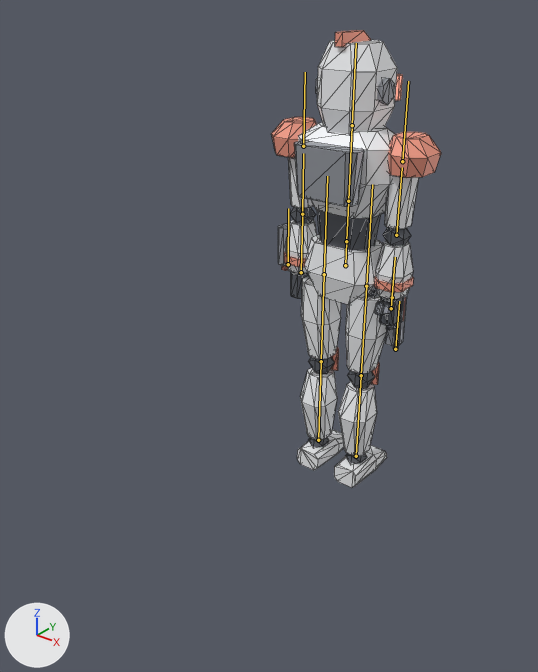
The glTF model game/player/robot/vanguard.glb: old version first, new version second.
Before and after are seen from a 50 mm camera at (1.49, -2.35, 1.99) aimed at (-0.09, -0.37, 0.77). The axes (+X, +Y, +Z) are drawn at lower left. The lights are the same throughout. The older version comes first. The bones that change, and the others that lie on the model, are drawn over the model as lines. Mesh edges are drawn as thin lines.

Names of what the first picture shows: 'Vanguard'.
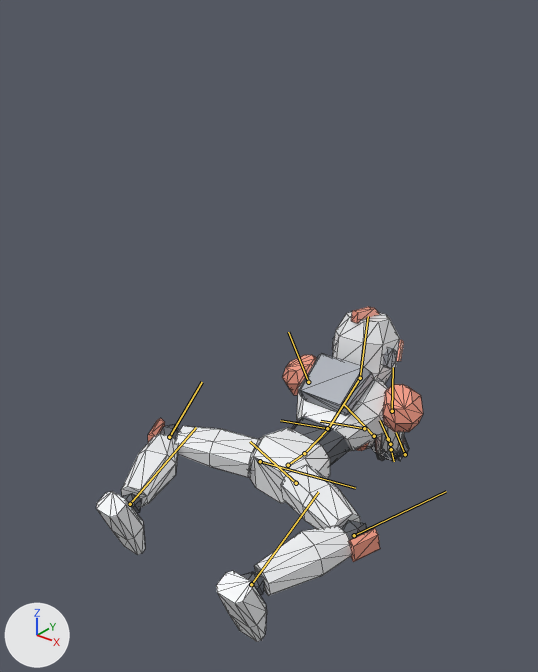
The newer file adds an action. The first version stands in its rest pose; the second is drawn at frame 16 of the action 'belly_crawl'.

Pixel boxes (x1, y1, x2, y2) of what changed, in the pictures (538 x 672 px):
'Vanguard', posed (93% wider, 27% shorter)
    before: (272, 30, 441, 488)
    after: (96, 307, 423, 642)
bone 'hips', root to tip
    before: (345, 265) to (346, 241)
    after: (288, 465) to (304, 453)
bone 'spine', root to tip
    before: (346, 241) to (348, 201)
    after: (304, 453) to (328, 429)
bone 'chest', root to tip
    before: (348, 201) to (352, 125)
    after: (328, 429) to (360, 378)
bone 'head', root to tip
    before: (352, 125) to (356, 43)
    after: (360, 378) to (368, 316)
bone 'upper_arm_l', root to tip
    before: (303, 146) to (305, 72)
    after: (308, 382) to (288, 332)
bone 'forearm_l', root to tip
    before: (302, 214) to (303, 153)
    after: (327, 428) to (280, 420)
bone 'hand_l', root to tip
    before: (301, 272) to (302, 216)
    after: (374, 436) to (344, 404)
bone 'upper_arm_r', root to tip
    before: (402, 161) to (408, 81)
    after: (392, 411) to (393, 367)
bone 'forearm_r', root to tip
    before: (396, 235) to (402, 167)
    after: (391, 449) to (394, 461)
bone 'hand_r', root to tip
    before: (392, 297) to (392, 287)
    after: (388, 439) to (386, 434)
bone 'thigh_l', root to tip
    before: (324, 274) to (327, 176)
    after: (260, 461) to (355, 488)
bone 'shin_l', root to tip
    before: (321, 361) to (324, 274)
    after: (169, 437) to (202, 382)
bone 'foot_l', root to tip
    before: (318, 440) to (321, 361)
    after: (130, 504) to (196, 427)
bone 'thigh_r', root to tip
    before: (366, 286) to (372, 184)
    after: (296, 483) to (250, 441)
bone 'shin_r', root to tip
    before: (361, 375) to (366, 286)
    after: (354, 535) to (446, 491)
bone 'foot_r', root to tip
    before: (356, 456) to (361, 375)
    after: (251, 584) to (318, 492)

The edits, one by one:
Bone 'hips' (bone_hips) moves from (0.0, 0.0, 0.0) to (0.0, -0.75, 0.36).
Bone 'hips' (bone_hips) turns from (0, 0, 0) to (-86, -6, 0) degrees about its own x, y and z.
Bone 'spine' (bone_spine) turns from (0, 0, 0) to (12, -1, 3) degrees about its own x, y and z.
Bone 'chest' (bone_chest) turns from (0, 0, 0) to (14, -1, 3) degrees about its own x, y and z.
Bone 'head' (bone_head) turns from (0, 0, 0) to (50, 0, 0) degrees about its own x, y and z.
Bone 'upper_arm_l' (bone_upper_arm_l) turns from (0, 0, 0) to (84, -18, -30) degrees about its own x, y and z.
Bone 'forearm_l' (bone_forearm_l) turns from (0, 0, 0) to (50, 0, 0) degrees about its own x, y and z.
Bone 'hand_l' (bone_hand_l) turns from (0, 0, 0) to (-36, 26, -13) degrees about its own x, y and z.
Bone 'upper_arm_r' (bone_upper_arm_r) turns from (0, 0, 0) to (86, 14, 32) degrees about its own x, y and z.
Bone 'forearm_r' (bone_forearm_r) turns from (0, 0, 0) to (47, 0, 0) degrees about its own x, y and z.
Bone 'hand_r' (bone_hand_r) turns from (0, 0, 0) to (-43, -14, 31) degrees about its own x, y and z.
Bone 'thigh_l' (bone_thigh_l) turns from (0, 0, 0) to (68, 98, 5) degrees about its own x, y and z.
Bone 'shin_l' (bone_shin_l) turns from (0, 0, 0) to (-93, 0, 0) degrees about its own x, y and z.
Bone 'foot_l' (bone_foot_l) turns from (0, 0, 0) to (-53, -114, 71) degrees about its own x, y and z.
Bone 'thigh_r' (bone_thigh_r) turns from (0, 0, 0) to (68, -98, 5) degrees about its own x, y and z.
Bone 'shin_r' (bone_shin_r) turns from (0, 0, 0) to (-92, 0, 0) degrees about its own x, y and z.
Bone 'foot_r' (bone_foot_r) turns from (0, 0, 0) to (-54, 115, -71) degrees about its own x, y and z.
